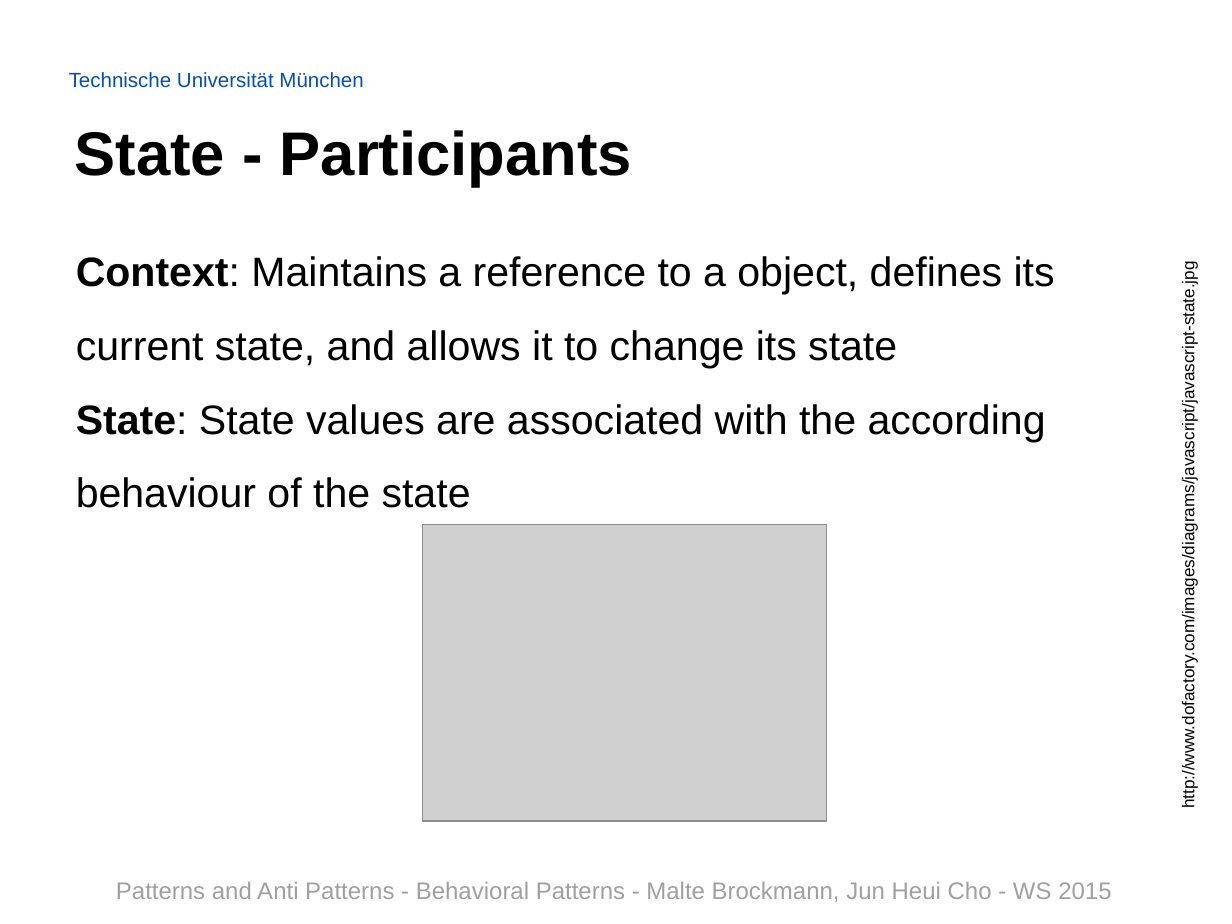
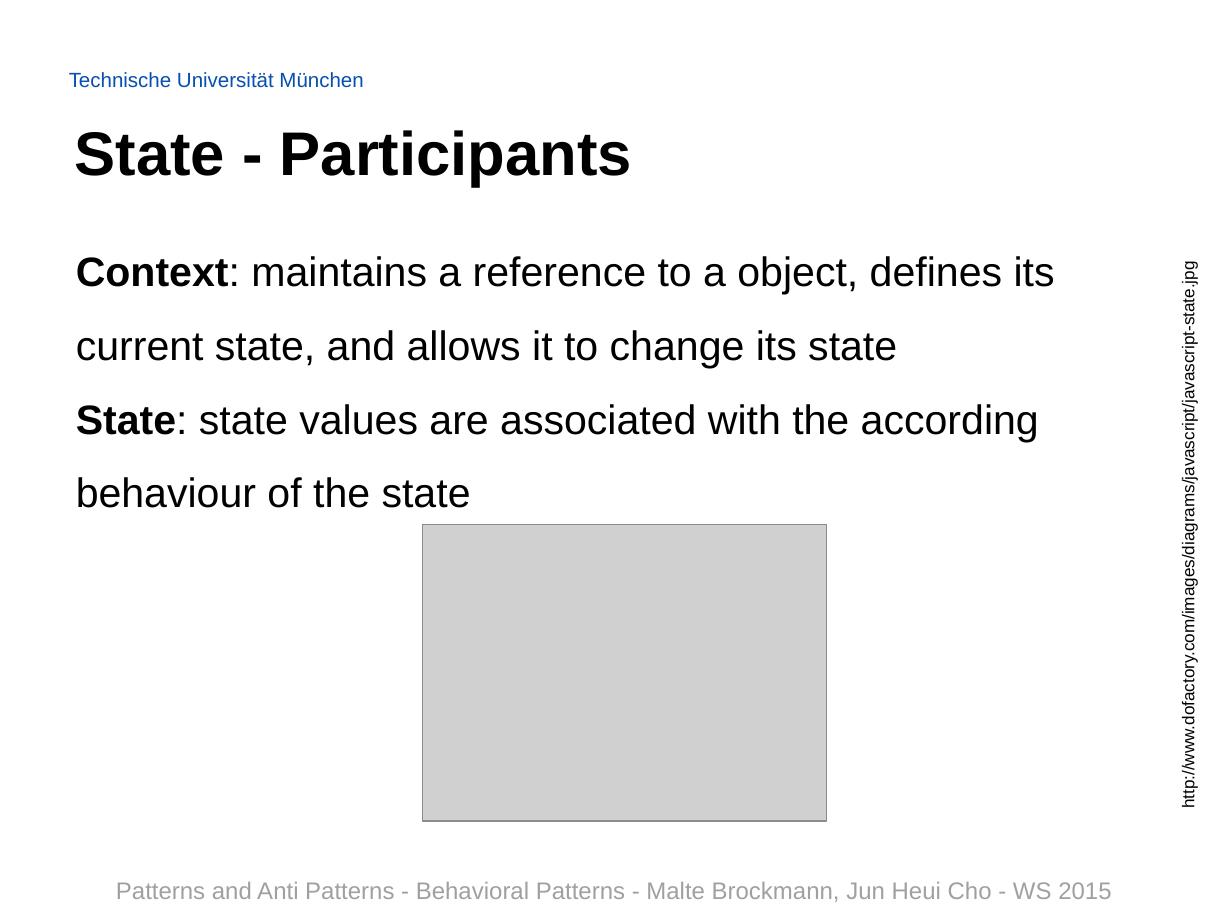
Before and after one commit to Painted6/Behavioral-design-patterns, a slide deck: slide 44 of Behavioral Patterns - JS Patterns and Anti Patterns.pptx (slide 41 before the commit). Drawn at 1232x924 pixels with LibreOffice and Linux fonts; fonts in the diff are those of the drawing; grey boxes stand for pictures; background and template pictures are left out. Boxes give left, top, right and bottom in pixels: in the first picture for what was removed or moved away, otherwise in the second. Text is boxed around its words. In the diff, an @@ line names an element or a change of style, - is before the commit and + after.

```diff
--- a/Behavioral Patterns - JS Patterns and Anti Patterns.pptx
+++ b/Behavioral Patterns - JS Patterns and Anti Patterns.pptx
@@ text at bbox=[76, 256, 1055, 508]: text changed @@
-Context: Maintains a reference to a object, defines its current state, and allows it to change its state
-State: State values are associated with the according behaviour of the state
+Context: maintains a reference to a object, defines its current state, and allows it to change its state
+State: state values are associated with the according behaviour of the state
```
Also in this commit, not shown: 28 other slides changed, 2 slides added, 1 slide removed.
